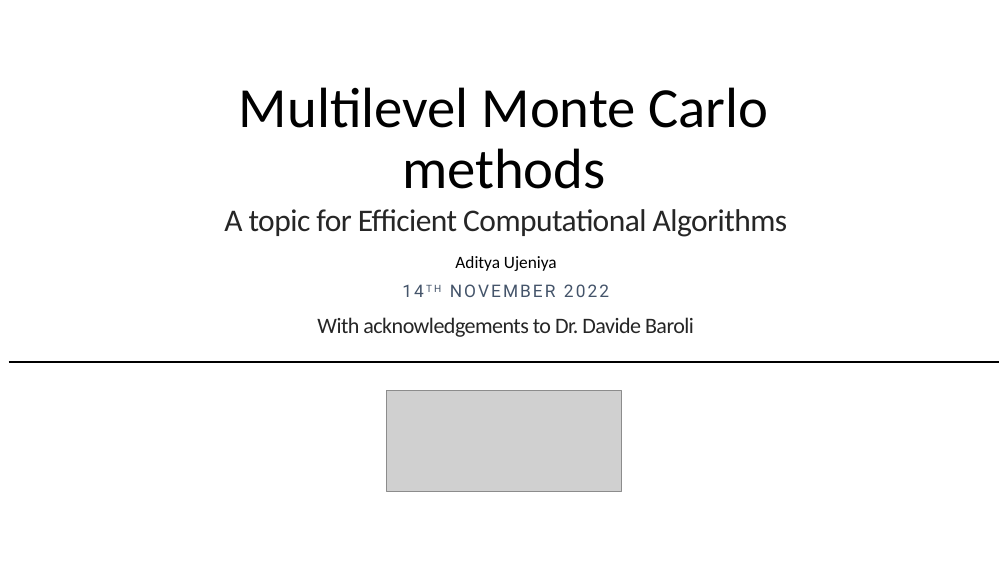
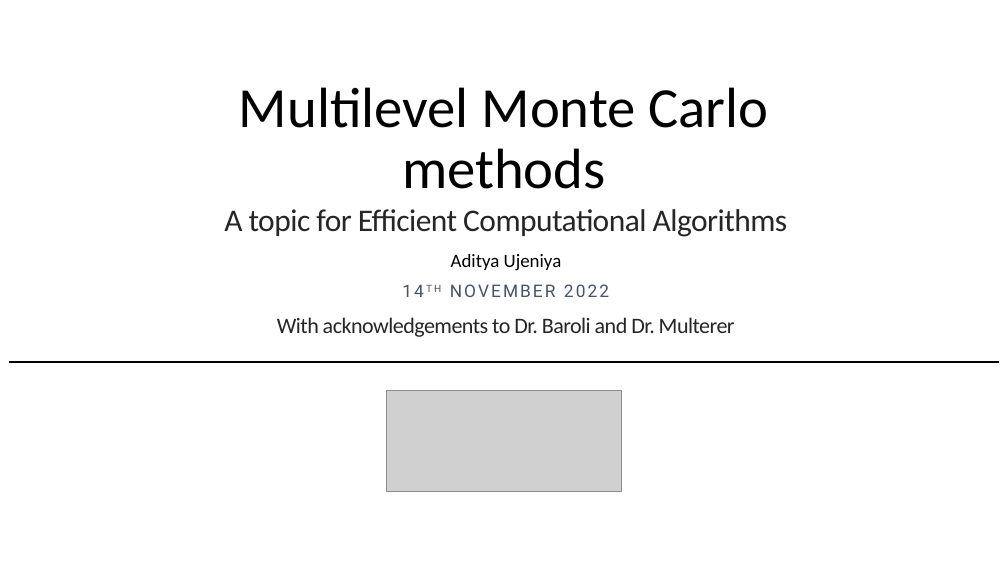
Before and after one commit to EfficientComputationalAlgorithms/MultilevelMontecarlo, a slide deck: slide 1 of Multi-level Monte Carlo.pptx. Drawn at 1008x567 pixels with LibreOffice and Linux fonts; fonts in the diff are those of the drawing; grey boxes stand for pictures. Boxes give left, top, right and bottom in pixels: in the first picture for what was removed or moved away, otherwise in the second. Text is boxed around its words. In the diff, an @@ line names an element or a change of style, - is before the commit and + after.

```diff
--- a/Multi-level Monte Carlo.pptx
+++ b/Multi-level Monte Carlo.pptx
@@ subtitle "Aditya Ujeniya" at <box>451,254,562,271</box>: size 16.5 to 18 pt; line spacing 0.9 to 0.8 @@
@@ text at <box>277,317,735,337</box>: text changed @@
-With acknowledgements to Dr. Davide Baroli
+With acknowledgements to Dr. Baroli and Dr. Multerer
```
Also in this commit, not shown: 2 other slides changed, 29 slides added.
